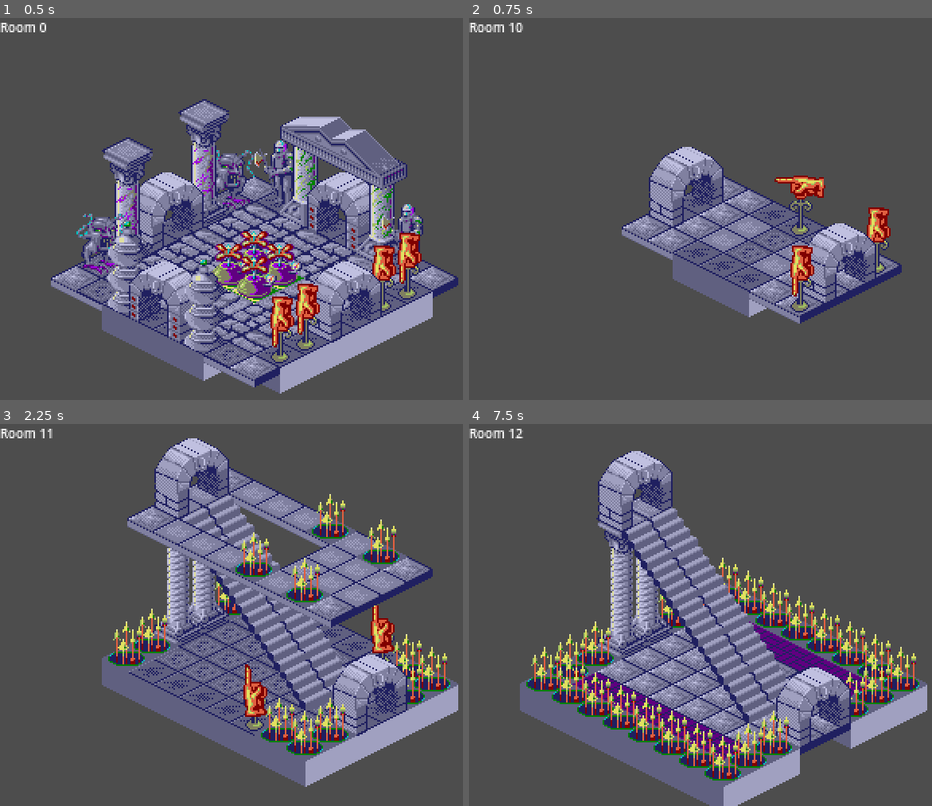
Above: before the commit, frames 1-4 (two rows, left to right).
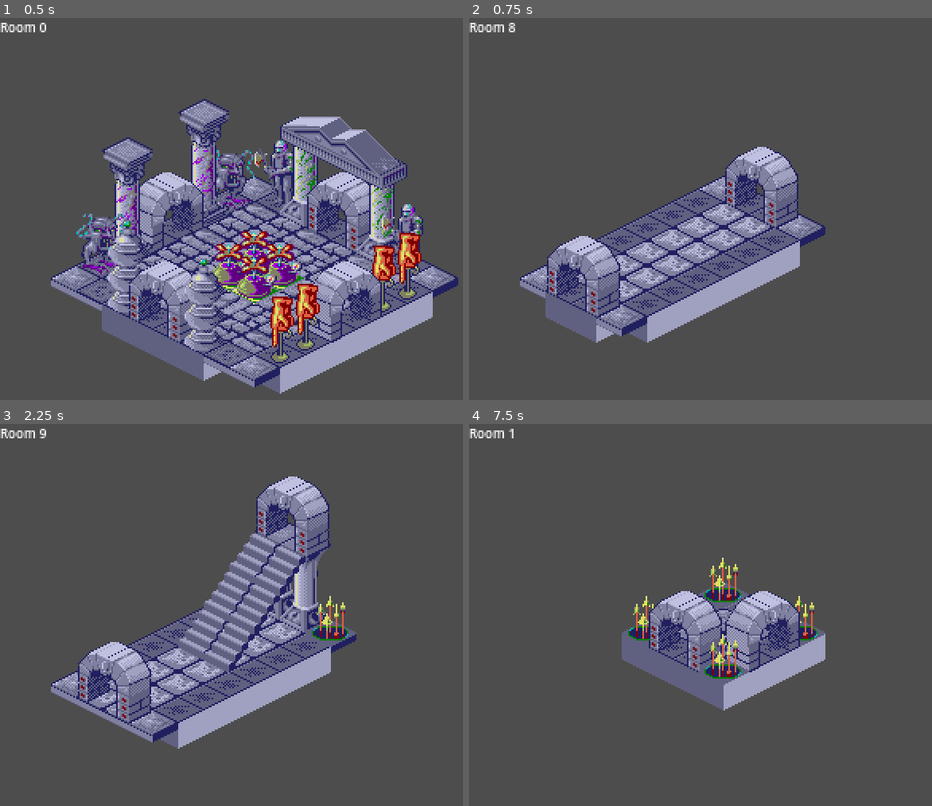
Above: after the commit, the same moments.

Repository: vmedea/godot-experiments
Game: Godot game, scene res://scenes/gameplay.tscn
Same seed, same stepped clock (60 frames per second), same inputs: the game is played once before the commit and once after it.
Inputs:
- Up to frame 1 (0.5 s): no input
- Up to frame 2 (0.75 s): tap Enter at 0.5 s; hold Right (ui_right) from 0.53 s (still down)
- Up to frame 3 (2.25 s): tap Space at 1.25 s; release Right (ui_right) at 1.28 s; hold Down (ui_down) 1.28-2.03 s; tap Enter at 2 s; hold Right (ui_right) from 2.03 s (still down)
- Up to frame 4 (7.5 s): tap Space at 2.75, 4.25 s; release Right (ui_right) at 2.78 s; hold Up (ui_up) 2.78-3.53 s; tap Enter at 3.5 s; hold Left (ui_left) 3.53-5.03 s; hold Down (ui_down) 5.03-5.78 s; hold Right (ui_right) 5.78-6.53 s; hold Up (ui_up) 6.53-7.28 s; hold Right (ui_right) from 7.28 s (still down)

Frame 1 is identical in both runs. In frame 2, 21% of the frame differs, in the area x 8-94%, y 1-85%; in frame 3, 39%, in the area x 8-99%, y 1-95%; in frame 4, 36%.

Commit message:
make room navigation as in game

Diff:
--- a/scenes/gameplay.gd
+++ b/scenes/gameplay.gd
@@ -16,10 +16,10 @@
 	var rooms_data = []
 	for n in num_rooms:
 		var room = {}
-		# north  -X
-		# east   +Y
-		# south  +X
-		# west   -Y
+		# right -Y   north
+		# down  +X   east
+		# left  +Y   south
+		# up    -X   west
 		room.exits = {'north': f.get_16(), 'east': f.get_16(), 'south': f.get_16(), 'west': f.get_16()}
 		room.dims = {'x': f.get_8(), 'y': f.get_8(), 'z': ROOM_MAX_Z} # Height is always MAX_Z
 		print("Room %s: exits %s dims %s" % [n, room.exits, room.dims])
@@ -63,13 +63,13 @@
 func _input(event):
 	var new_room_id = null
 	if event.is_action_pressed("ui_up"):
+		new_room_id = rooms[room_id].exits.west
+	if event.is_action_pressed("ui_right"):
 		new_room_id = rooms[room_id].exits.north
-	if event.is_action_pressed("ui_right"):
+	if event.is_action_pressed("ui_down"):
 		new_room_id = rooms[room_id].exits.east
-	if event.is_action_pressed("ui_down"):
+	if event.is_action_pressed("ui_left"):
 		new_room_id = rooms[room_id].exits.south
-	if event.is_action_pressed("ui_left"):
-		new_room_id = rooms[room_id].exits.west
 	if event.is_action_pressed("ui_page_up"):
 		new_room_id = room_id - 1
 	if event.is_action_pressed("ui_page_down"):
